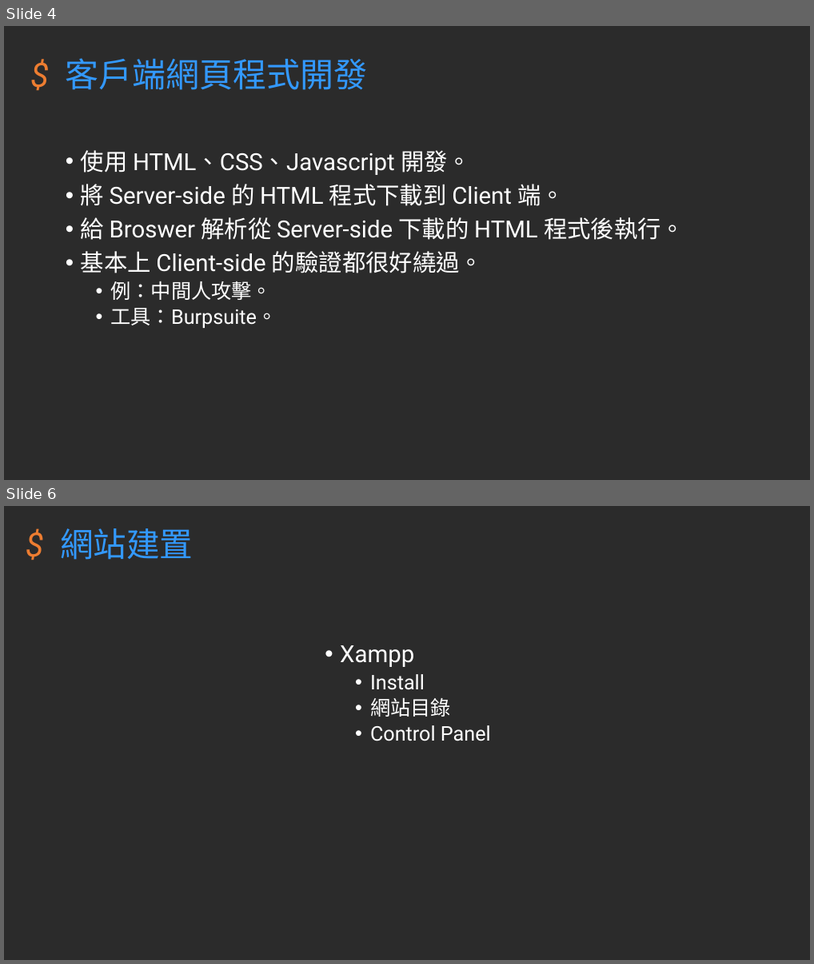
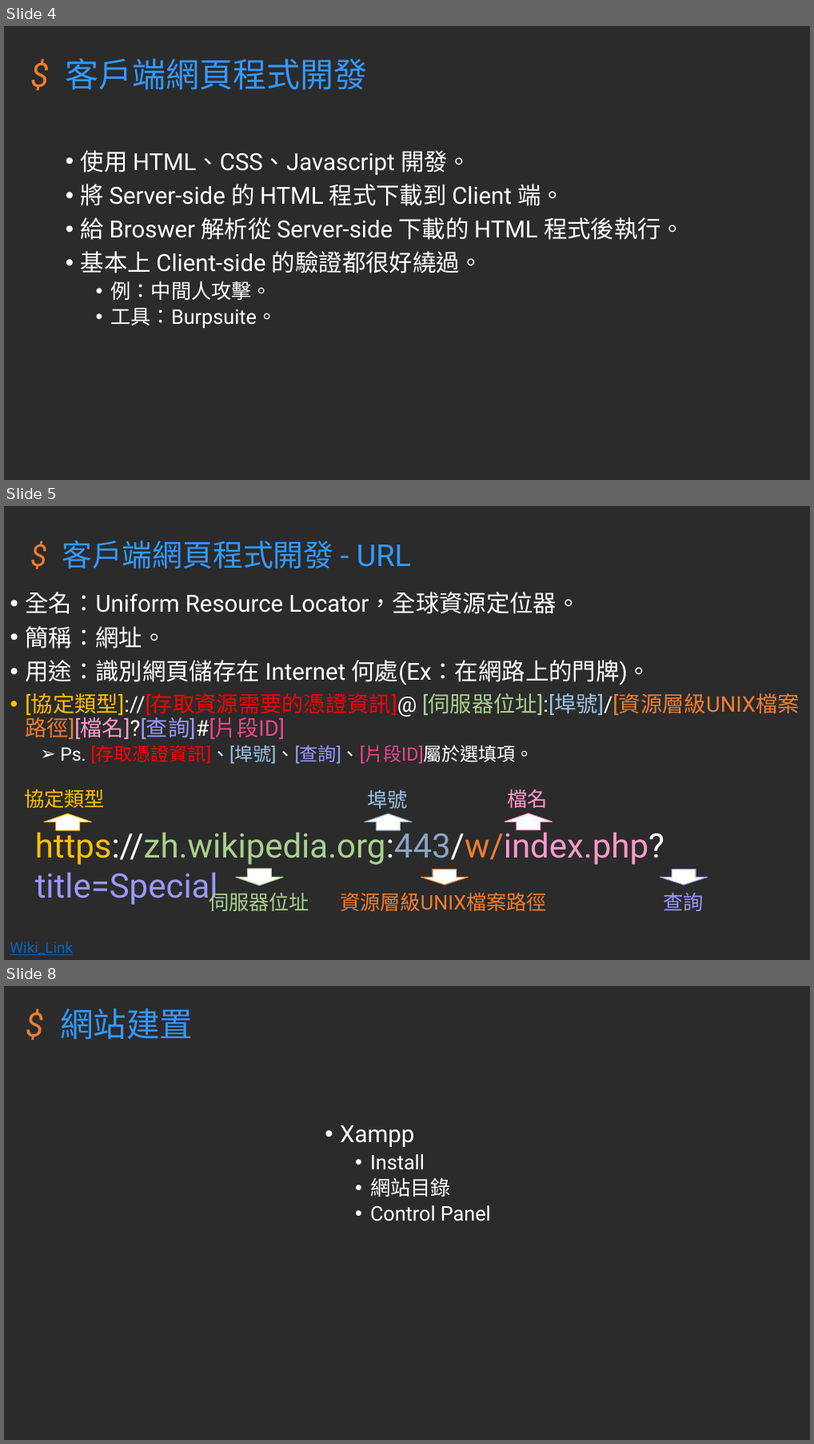
Before and after one commit to hehank/KSU_Class, a slide deck: Web/報告/網站開發技術_期末報告.pptm. Shown one above the other, each under a label of ours: slides 4 and 6 before the commit, slides 4, 5 and 8 after it; the slides between them are not shown. The pictures are 814x964 and 814x1444 pixels, drawn with LibreOffice and Linux fonts; fonts in the diff are those of the drawing; background and template pictures are left out; a plain dark background stands for a picture behind light text. Boxes give left, top, right and bottom in pixels: in the first picture for what was removed or moved away, otherwise in the second. Text is boxed around its words. In the diff, an @@ line names an element or a change of style, - is before the commit and + after.

```diff
--- a/Web/報告/網站開發技術_期末報告.pptm
+++ b/Web/報告/網站開發技術_期末報告.pptm
@@ slide 5 added at <box>4,506,810,960</box>, background picture (left out) @@
@@ title added at <box>62,540,411,568</box>, 36 pt, text #3399FF @@
+$ 客戶端網頁程式開發 - URL
@@ text added at <box>25,592,800,764</box>, 28 pt, text #FFFFFF @@
+• 全名：Uniform Resource Locator，全球資源定位器。
+• 簡稱：網址。
+• 用途：識別網頁儲存在 Internet 何處(Ex：在網路上的門牌)。
+• [協定類型]://[存取資源需要的憑證資訊]@ [伺服器位址]:[埠號]/[資源層級UNIX檔案路徑][檔名]?[查詢]#[片段ID]
+  ➢ Ps. [存取憑證資訊]、[埠號]、[查詢]、[片段ID]屬於選填項。
@@ text added at <box>24,789,105,808</box>, 24 pt, text #FFC000 @@
+協定類型
@@ text added at <box>367,790,407,808</box>, 24 pt, text #9DC3E6 @@
+埠號
@@ text added at <box>507,789,547,808</box>, 24 pt, text #FF99CC @@
+檔名
@@ down arrow added at <box>44,813,92,830</box>, fill #FFFFFF, outline #FFC000 1 pt @@
@@ down arrow added at <box>365,813,412,830</box>, fill #FFFFFF, outline #88A6C2 1 pt @@
@@ down arrow added at <box>505,813,553,830</box>, fill #FFFFFF, outline #FF99CC 1 pt @@
@@ text added at <box>35,826,665,906</box>, 40 pt, text #A9D18E @@
+https://zh.wikipedia.org:443/w/index.php?title=Special
@@ text added at <box>209,888,310,911</box>, 24 pt, text #A9D18E @@
+伺服器位址
@@ down arrow added at <box>236,868,283,885</box>, fill #FFFFFF, outline #A9D18E 1 pt @@
@@ down arrow added at <box>421,869,469,884</box>, fill #FFFFFF, outline #ED7D31 1 pt @@
@@ down arrow added at <box>660,869,708,884</box>, fill #FFFFFF, outline #9999FF 1 pt @@
@@ text added at <box>340,892,547,911</box>, 24 pt, text #ED7D31 @@
+資源層級UNIX檔案路徑
@@ text added at <box>664,892,704,911</box>, 24 pt, text #9999FF @@
+查詢
@@ text added at <box>10,941,73,955</box>, 18 pt, text #0563C1, underline @@
+Wiki_Link
@@ what was slide 6 is now slide 8 @@
```
Also in this commit, not shown: 1 slide changed, 1 other slide added, 6 other files.
